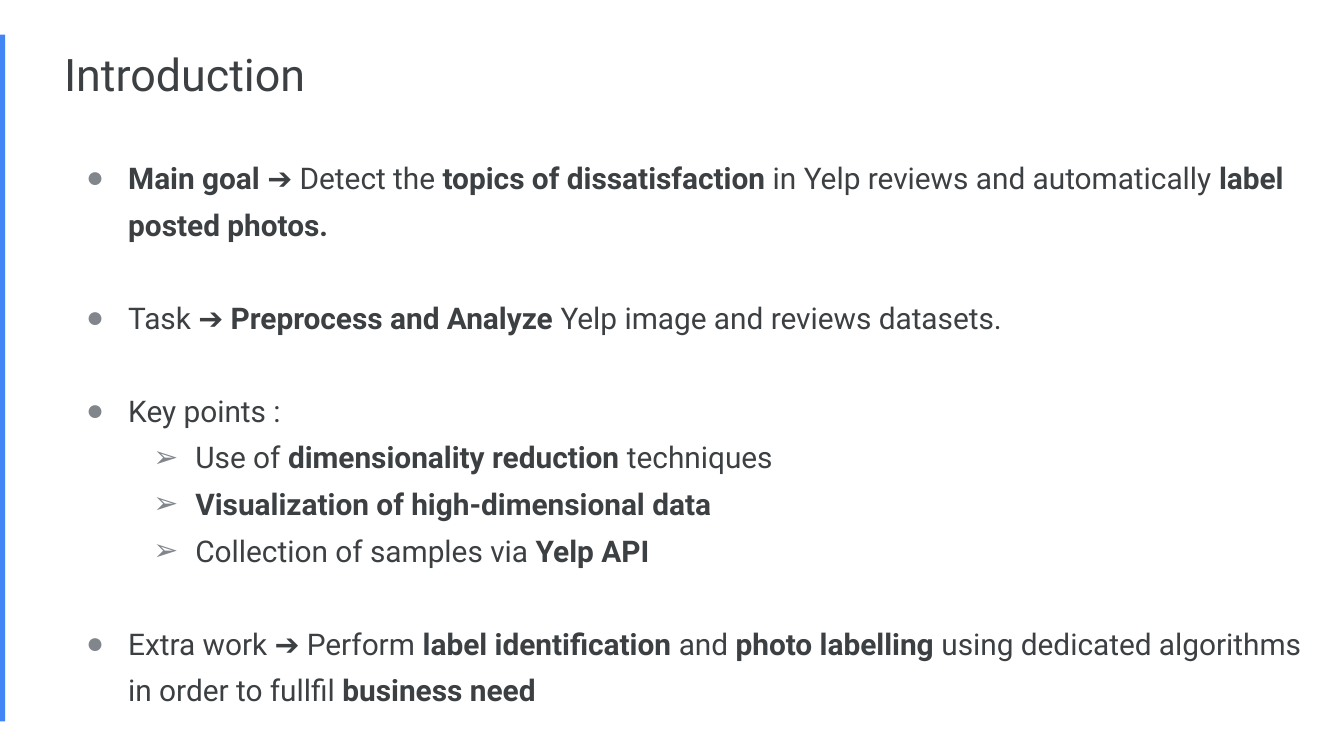
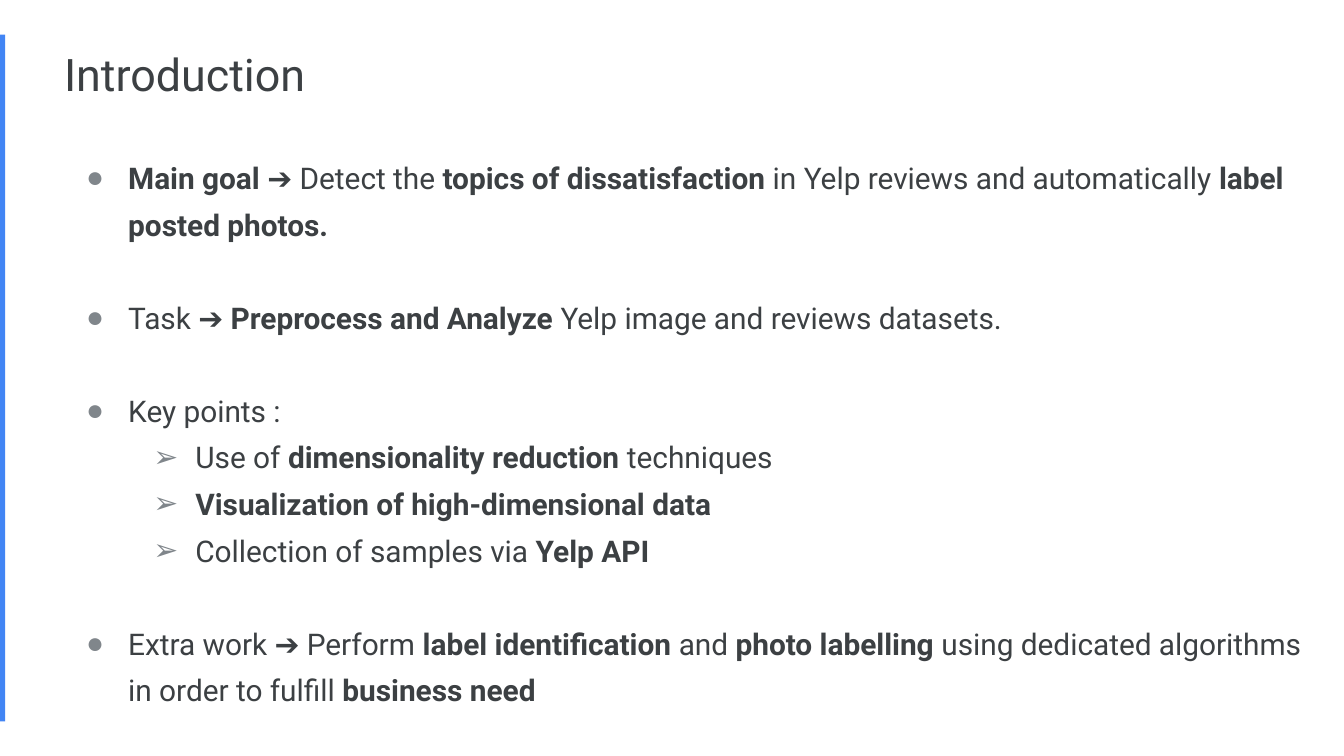
Before and after one commit to Faskill/Yelp-Reviews-Topic-Identification-and-Image-Classification, a slide deck: slide 3 of P6_03_Presentation.pptx. Drawn at 1344x756 pixels with LibreOffice and Linux fonts; fonts in the diff are those of the drawing. Boxes give left, top, right and bottom in pixels: in the first picture for what was removed or moved away, otherwise in the second. Text is boxed around its words. In the diff, an @@ line names an element or a change of style, - is before the commit and + after.

Commit message:
V1 Presentation completed

```diff
--- a/P6_03_Presentation.pptx
+++ b/P6_03_Presentation.pptx
@@ text at [128,632,1301,702]: text changed @@
-● Extra work ➔ Perform label identification and photo labelling using dedicated algorithms in order to fullfil business need
+● Extra work ➔ Perform label identification and photo labelling using dedicated algorithms in order to fulfill business need
```
Also in this commit, not shown: 5 other slides changed, 6 slides added, 6 slides removed.
